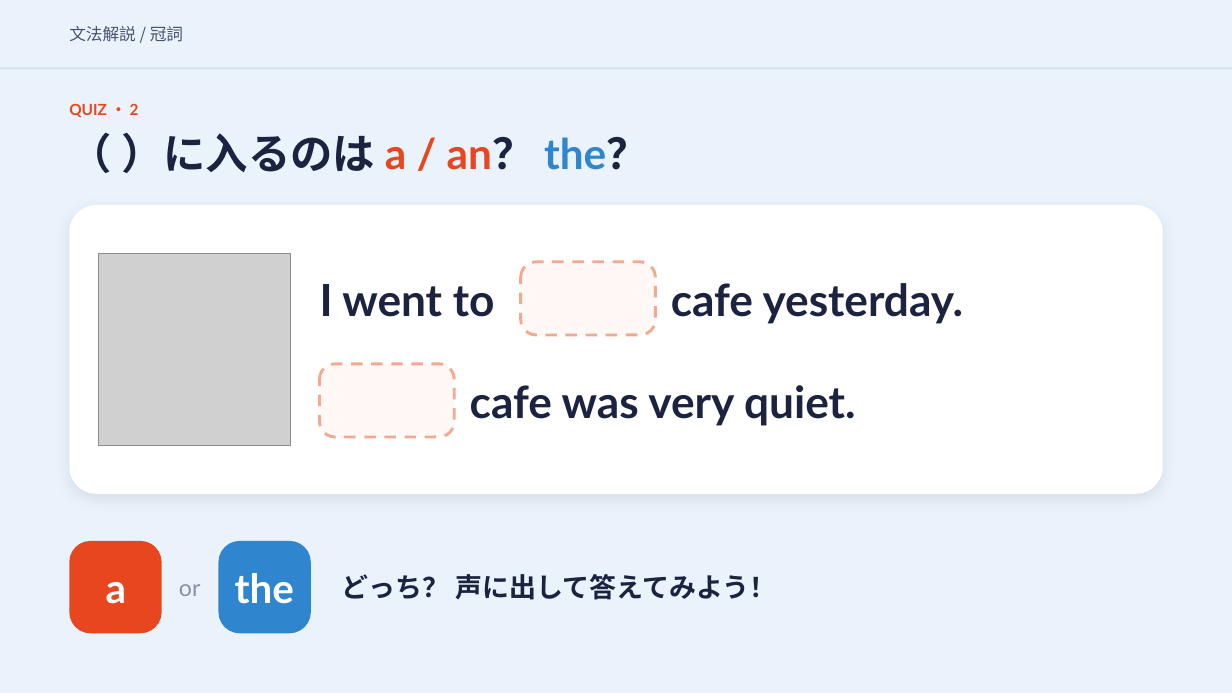
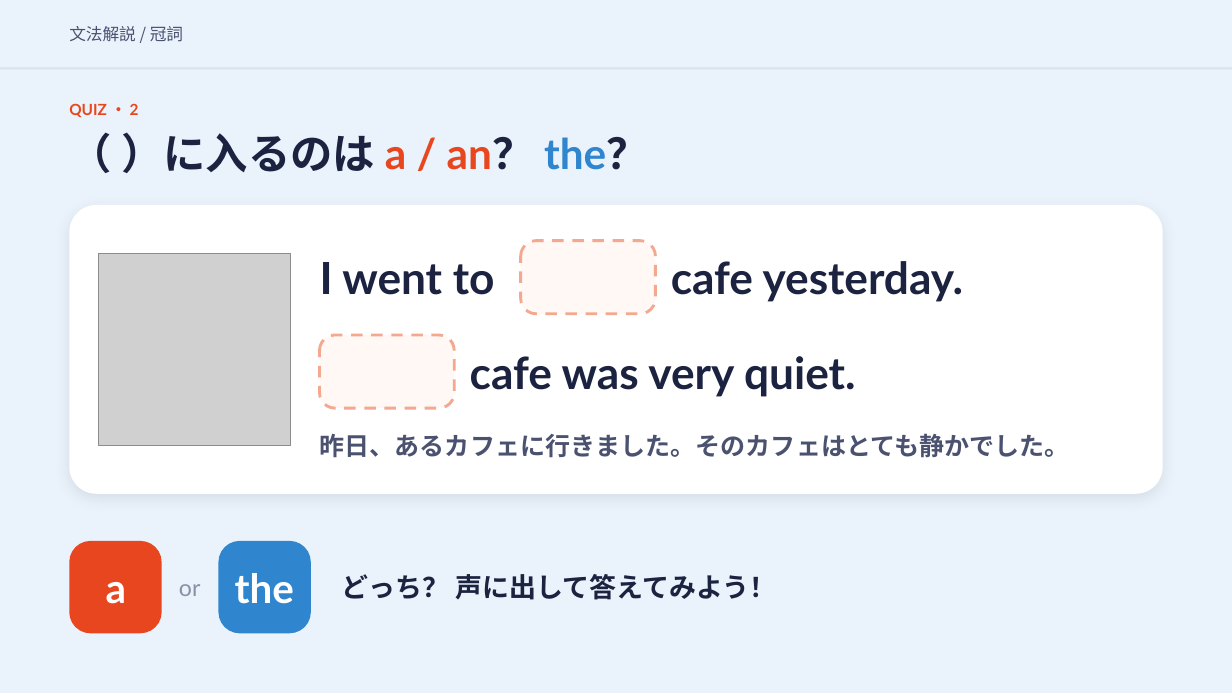
Before and after one commit to hinakajisaki-dev/hina-english, a slide deck: slide 14 of matome/a-the/a-the-slides.pptx. Drawn at 1232x693 pixels with LibreOffice and Linux fonts; fonts in the diff are those of the drawing; grey boxes stand for pictures. Boxes give left, top, right and bottom in pixels: in the first picture for what was removed or moved away, otherwise in the second. Text is boxed around its words. In the diff, an @@ line names an element or a change of style, - is before the commit and + after.

```diff
--- a/matome/a-the/a-the-slides.pptx
+++ b/matome/a-the/a-the-slides.pptx
@@ 2 texts, 1 rounded rectangle moved together from (x1=320, y1=262, x2=963, y2=335) to (x1=320, y1=240, x2=963, y2=313) @@
@@ rounded rectangle moved from (x1=320, y1=364, x2=455, y2=437) to (x1=320, y1=335, x2=455, y2=408) @@
@@ text "cafe was very quiet." moved from (x1=470, y1=385, x2=856, y2=426) to (x1=470, y1=356, x2=856, y2=397) @@
@@ text added at (x1=320, y1=433, x2=1070, y2=458), 19.5 pt, text #4A5270, bold @@
+昨日、あるカフェに行きました。そのカフェはとても静かでした。
```
Also in this commit, not shown: 9 other slides changed, 4 other files.
